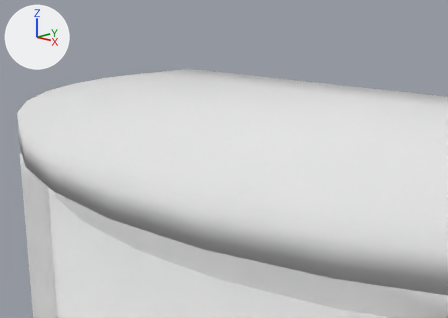
One commit to the Blender file Assets/models/house/floor02/bedroom_nw/endtable01/endtable01.blend: the scene before it, then after it.
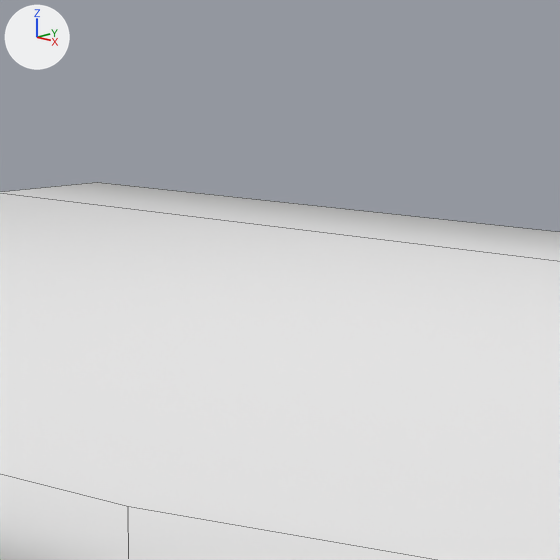
Each version appears first from a camera (50 mm lens) standing at (0.969, -1.728, 1.163) and looking at (-0.659, -0.066, 0.576), and next in a close-up on the part from 34% to 81% of the width and 0% to 67% of the height. Lighting does not change. The marker at upper left points along +X, +Y and +Z. The close-ups show mesh edges as thin lines.

Names of what the first close-up shows: 'top'.
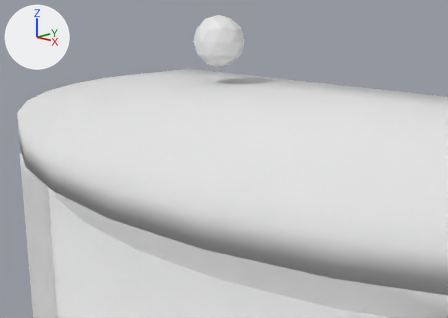
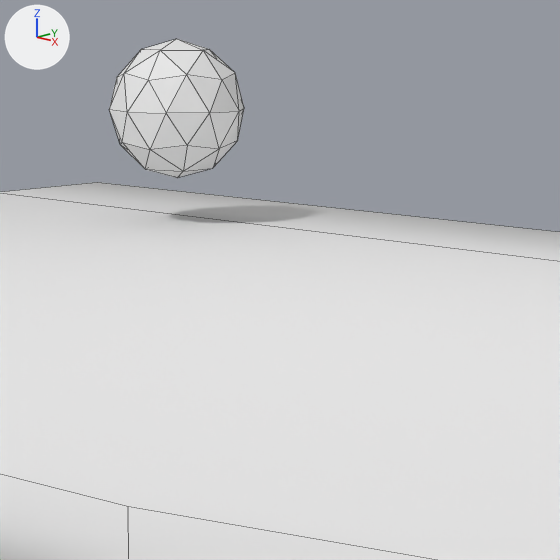
Commit message: house_floor02a: bedroom_nw_endtable implemented

Changed parts and their boxes (x1, y1, x2, y2) in the close-ups (560 x 560 px):
'Icosphere', added: after (109, 39, 244, 178)

The edits, one by one:
Mesh me_icosphere is new.
It is an icosphere of 80 faces spanning x -0.95..0.95, y -1.0..1.0, z -1.0..1.0.
Object 'Icosphere' (ob_icosphere) is new; it shows me_icosphere.
Its location is (-0.75, 0.0, 1.016).
Its scale is (0.1, 0.1, 0.1).
